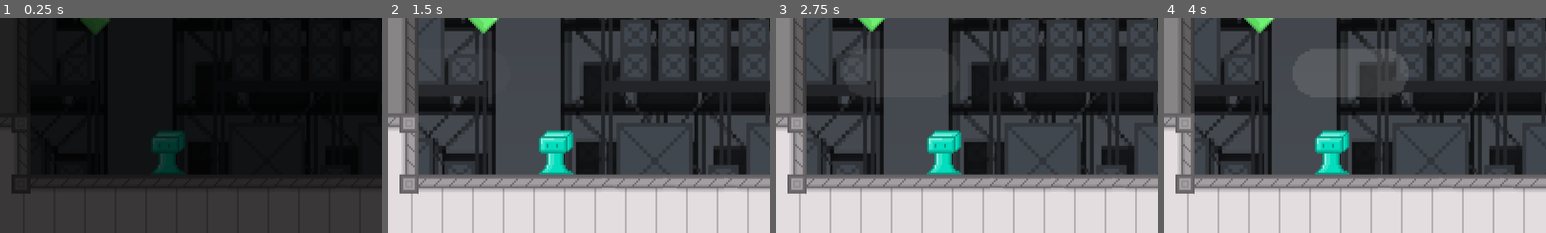
Above: before the commit, frames 1-4 (left to right).
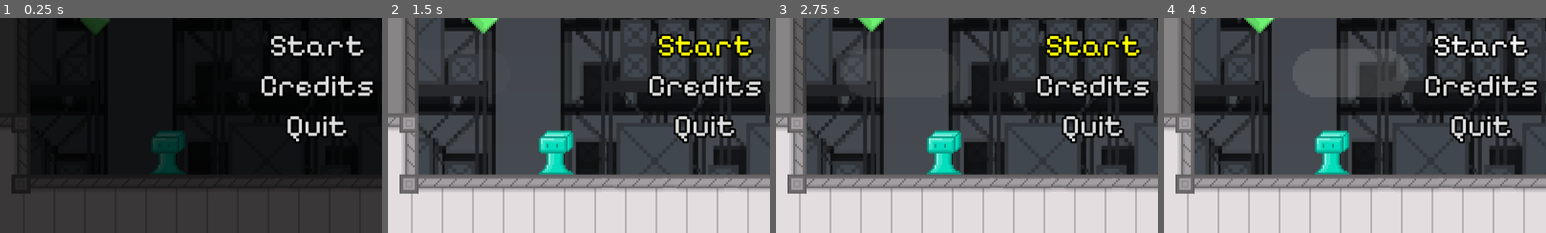
Above: after the commit, the same moments.

Repository: Brian-Magnuson/lab_escape_gd
Game: Godot game, scene res://scenes/title.tscn
Same seed, same stepped clock (60 frames per second), same inputs: the game is played once before the commit and once after it. This scene is started directly instead of the project's main scene.
Inputs (mouse positions are % of the whole screen's width and height, from its top left):
- Up to frame 1 (0.25 s): no input
- Up to frame 2 (1.5 s): click (87, 66) at 0.5 s, where only the run after the commit has a clickable "Credits"; click (87, 56) at 1.25 s, where only the run after the commit has a clickable "Start"
- Up to frame 3 (2.75 s): click (87, 56) at 2 s, where only the run after the commit has a clickable "Start"
- Up to frame 4 (4 s): tap Enter at 2.75 s; move the mouse to (72, 45) at 2.77 s; press the mouse at (72, 45) at 2.78 s; hold D (move_right) from 2.78 s (still down); tap Space (jump) at 3.02, 3.77 s; move the mouse to (30, 55) at 3.52 s; release the mouse at (30, 55) at 3.53 s; tap E (interact) at 3.6 s
The pictures show only the part of the screen within x 46-96%, y 50-100%; the shares and areas given below are measured in that part.

The runs differ from the first frame. In frame 1, 2.8% of the frame differs, in the area x 68-98%, y 8-58%; in frame 2, 4.9%, in the area x 68-98%, y 7-59%; in frame 3, 4.9%; in frame 4, 4.8%.

Commit message:
Add buttons to title screen

Diff:
--- a/scenes/title.tscn
+++ b/scenes/title.tscn
@@ -1,12 +1,15 @@
-[gd_scene load_steps=30 format=4 uid="uid://by4b04y6phhbh"]
+[gd_scene load_steps=33 format=4 uid="uid://by4b04y6phhbh"]
 
 [ext_resource type="Texture2D" uid="uid://b01pi01f8b3ti" path="res://assets/backgrounds/Warehouse1.png" id="1_7af2g"]
+[ext_resource type="Script" uid="uid://bpmup3tc5g3dm" path="res://scripts/title.gd" id="1_kcc3o"]
 [ext_resource type="Texture2D" uid="uid://knndlxqkwnnb" path="res://assets/backgrounds/Warehouse2.png" id="2_81wt4"]
 [ext_resource type="Texture2D" uid="uid://dh3nli5ll3qse" path="res://assets/environment/FogCloudSquare.png" id="3_kcc3o"]
 [ext_resource type="Texture2D" uid="uid://ftjg3puu72lw" path="res://assets/tiles/LabTileset.png" id="4_6rcc6"]
 [ext_resource type="Texture2D" uid="uid://biqr3vu0dcgxc" path="res://assets/environment/SemisolidPlatform.png" id="5_ah8jo"]
 [ext_resource type="Texture2D" uid="uid://dghxv6wir8pe7" path="res://assets/tiles/LabTilesetDarker.png" id="6_blk4q"]
 [ext_resource type="TileSet" uid="uid://cjj3lgustq04" path="res://assets/tiles/tiles.tres" id="7_8magm"]
+[ext_resource type="FontFile" uid="uid://ovusp05cp1yp" path="res://assets/fonts/PixelifySans-VariableFont_wght.ttf" id="9_7af2g"]
+[ext_resource type="StyleBox" uid="uid://ca5lu45l7e7qi" path="res://styles/buttons.tres" id="10_81wt4"]
 [ext_resource type="PackedScene" uid="uid://bfu2bg5t8krdl" path="res://scenes/light.tscn" id="12_6civk"]
 [ext_resource type="LabelSettings" uid="uid://c5bu3f0xusone" path="res://styles/labels.tres" id="12_wtvjo"]
 [ext_resource type="PackedScene" uid="uid://dqfacodlaacf3" path="res://scenes/green_gem.tscn" id="13_81wt4"]
@@ -608,6 +611,7 @@
 }
 
 [node name="Title" type="Node"]
+script = ExtResource("1_kcc3o")
 
 [node name="Background" type="Node2D" parent="."]
 z_index = -5
@@ -702,6 +706,57 @@
 }
 autoplay = "fade_in"
 
+[node name="VBoxContainer" type="VBoxContainer" parent="UserInterface"]
+offset_left = 957.0
+offset_top = 351.0
+offset_right = 1137.0
+offset_bottom = 536.0
+
+[node name="StartButton" type="Button" parent="UserInterface/VBoxContainer"]
+texture_filter = 1
+layout_mode = 2
+theme_override_colors/font_hover_color = Color(1, 1, 0, 1)
+theme_override_colors/font_outline_color = Color(0, 0, 0, 1)
+theme_override_constants/outline_size = 12
+theme_override_fonts/font = ExtResource("9_7af2g")
+theme_override_font_sizes/font_size = 48
+theme_override_styles/focus = ExtResource("10_81wt4")
+theme_override_styles/hover_pressed = ExtResource("10_81wt4")
+theme_override_styles/hover = ExtResource("10_81wt4")
+theme_override_styles/pressed = ExtResource("10_81wt4")
+theme_override_styles/normal = ExtResource("10_81wt4")
+text = "Start"
+
+[node name="CreditsButton" type="Button" parent="UserInterface/VBoxContainer"]
+texture_filter = 1
+layout_mode = 2
+theme_override_colors/font_hover_color = Color(1, 1, 0, 1)
+theme_override_colors/font_outline_color = Color(0, 0, 0, 1)
+theme_override_constants/outline_size = 12
+theme_override_fonts/font = ExtResource("9_7af2g")
+theme_override_font_sizes/font_size = 48
+theme_override_styles/focus = ExtResource("10_81wt4")
+theme_override_styles/hover_pressed = ExtResource("10_81wt4")
+theme_override_styles/hover = ExtResource("10_81wt4")
+theme_override_styles/pressed = ExtResource("10_81wt4")
+theme_override_styles/normal = ExtResource("10_81wt4")
+text = "Credits"
+
+[node name="QuitButton" type="Button" parent="UserInterface/VBoxContainer"]
+texture_filter = 1
+layout_mode = 2
+theme_override_colors/font_hover_color = Color(1, 1, 0, 1)
+theme_override_colors/font_outline_color = Color(0, 0, 0, 1)
+theme_override_constants/outline_size = 12
+theme_override_fonts/font = ExtResource("9_7af2g")
+theme_override_font_sizes/font_size = 48
+theme_override_styles/focus = ExtResource("10_81wt4")
+theme_override_styles/hover_pressed = ExtResource("10_81wt4")
+theme_override_styles/hover = ExtResource("10_81wt4")
+theme_override_styles/pressed = ExtResource("10_81wt4")
+theme_override_styles/normal = ExtResource("10_81wt4")
+text = "Quit"
+
 [node name="GreenGem" parent="." instance=ExtResource("13_81wt4")]
 position = Vector2(386, 526)
 
@@ -717,3 +772,5 @@
 [node name="Light" parent="." instance=ExtResource("12_6civk")]
 position = Vector2(265, 562)
 scale = Vector2(0.45, 1.5)
+
+[connection signal="pressed" from="UserInterface/VBoxContainer/QuitButton" to="." method="_on_quit_button_pressed"]
--- /dev/null
+++ b/scripts/title.gd
@@ -0,0 +1,5 @@
+extends Node
+
+
+func _on_quit_button_pressed() -> void:
+	get_tree().quit()
--- /dev/null
+++ b/styles/buttons.tres
@@ -0,0 +1,4 @@
+[gd_resource type="StyleBoxFlat" format=3 uid="uid://ca5lu45l7e7qi"]
+
+[resource]
+bg_color = Color(0, 0, 0, 0)
Not shown, added: scripts/title.gd.uid
